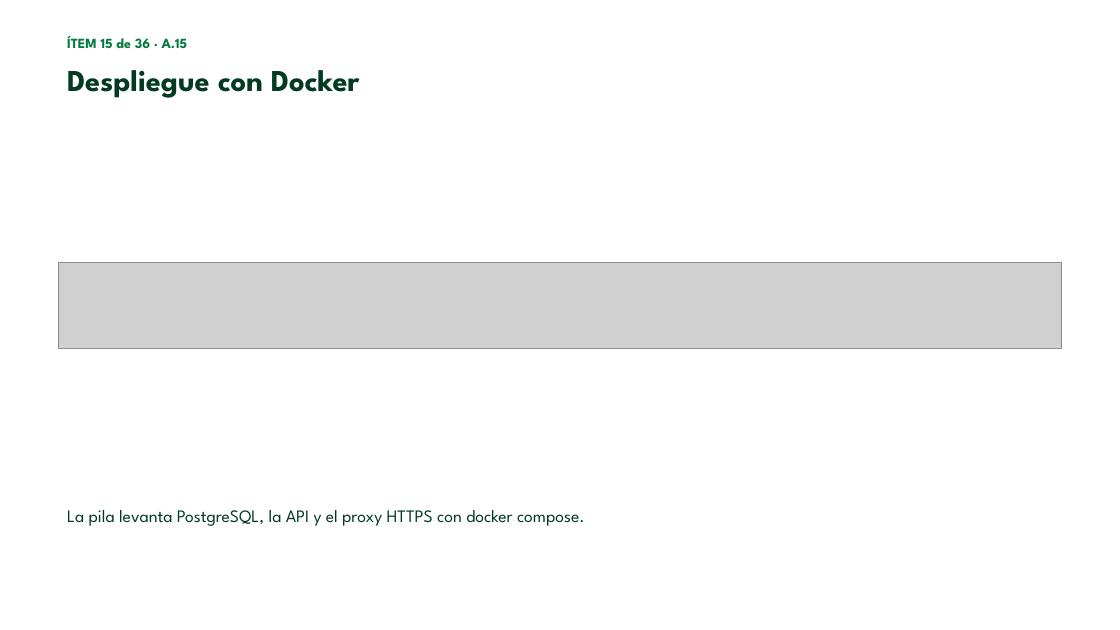
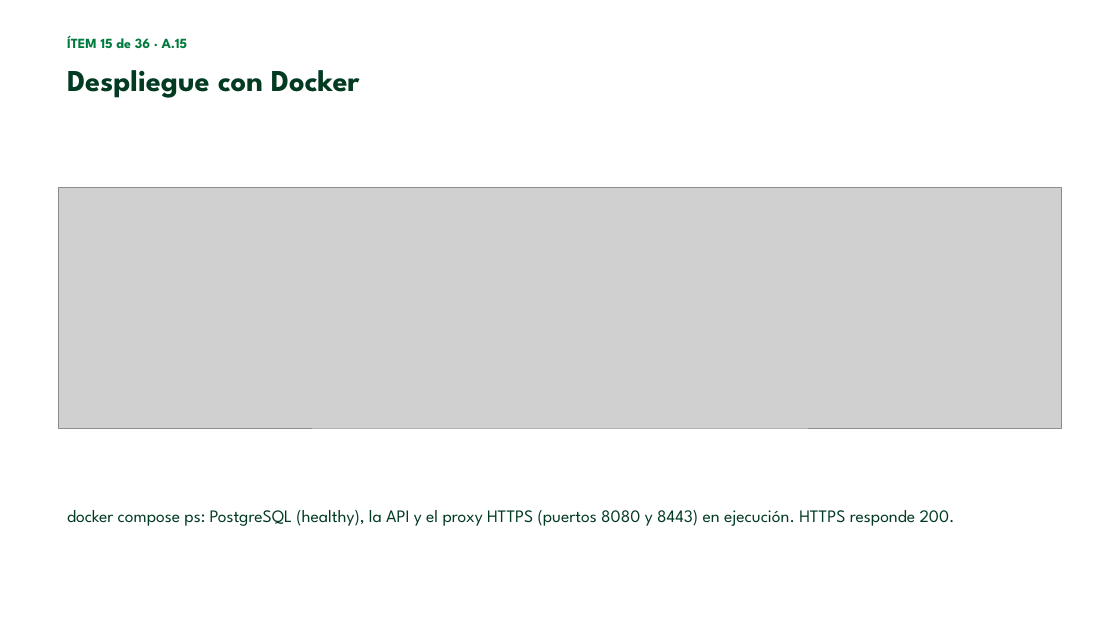
Before and after one commit to esteban-nieto/Modelacion, a slide deck: slide 18 of docs/entregables_finales/09_presentacion_sustentacion/Exposicion_Modelacion.pptx (slide 16 before the commit). Drawn at 1120x630 pixels with LibreOffice and Linux fonts; fonts in the diff are those of the drawing; grey boxes stand for pictures; background and template pictures are left out. Boxes give left, top, right and bottom in pixels: in the first picture for what was removed or moved away, otherwise in the second. Text is boxed around its words. In the diff, an @@ line names an element or a change of style, - is before the commit and + after.

```diff
--- a/docs/entregables_finales/09_presentacion_sustentacion/Exposicion_Modelacion.pptx
+++ b/docs/entregables_finales/09_presentacion_sustentacion/Exposicion_Modelacion.pptx
@@ picture added at (x1=59, y1=187, x2=1061, y2=428) @@
@@ picture removed at (x1=59, y1=263, x2=1061, y2=348) @@
@@ text at (x1=67, y1=510, x2=955, y2=526): text changed @@
-La pila levanta PostgreSQL, la API y el proxy HTTPS con docker compose.
+docker compose ps: PostgreSQL (healthy), la API y el proxy HTTPS (puertos 8080 y 8443) en ejecución. HTTPS responde 200.
```
Also in this commit, not shown: 35 other slides changed, 4 slides added, 17 other files.
